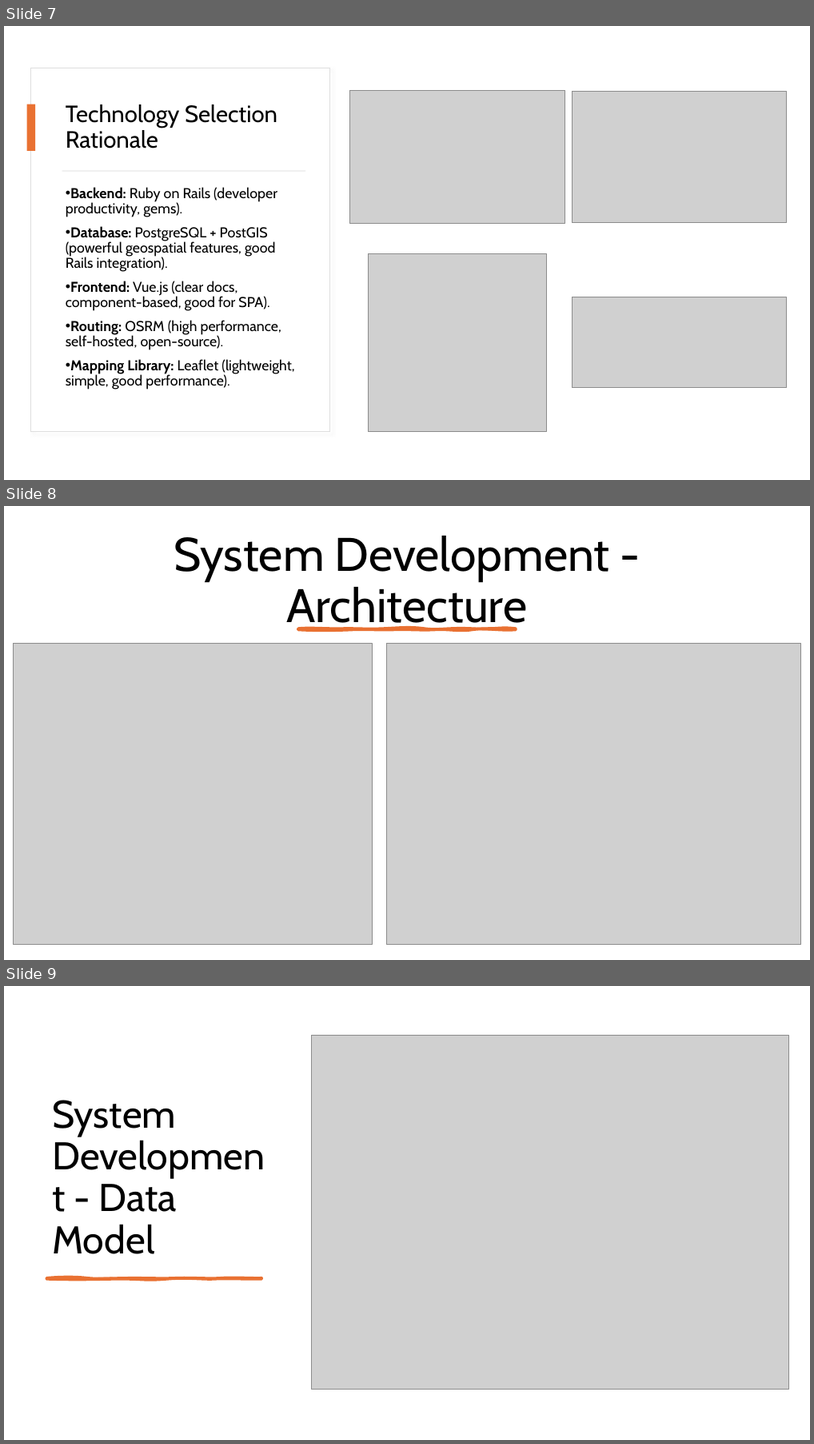
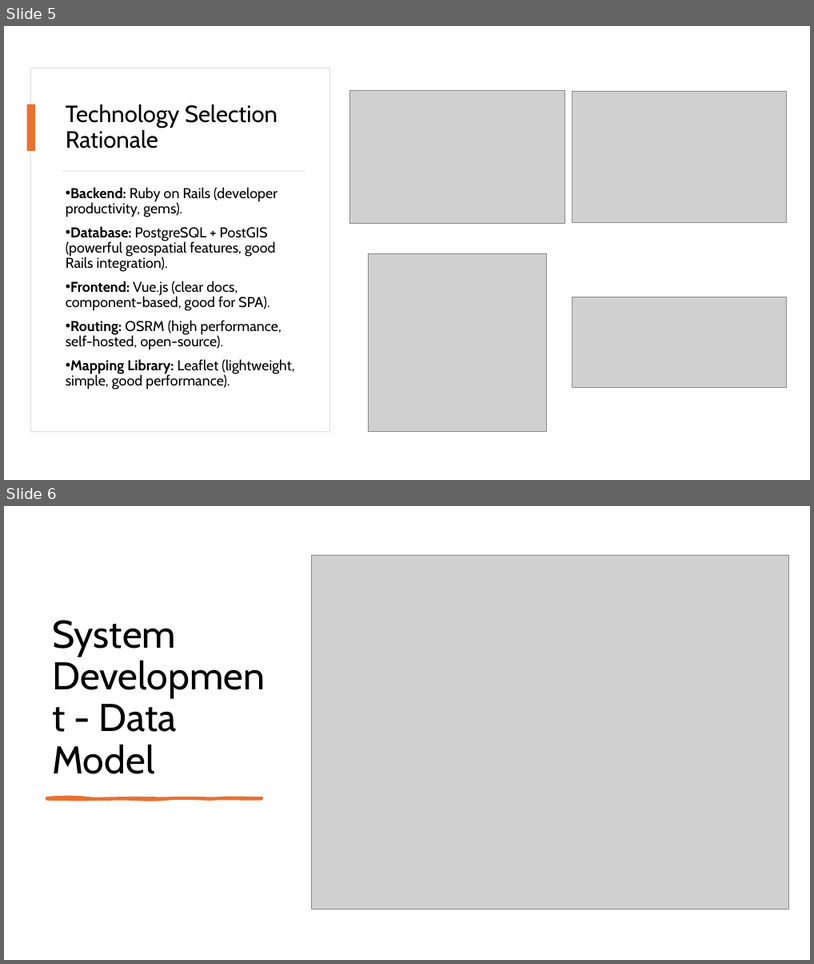
Before and after one commit to ufuksaylan/tez, a slide deck: PresentationFinal.pptx. Shown one above the other, each under a label of ours: slides 7, 8 and 9 before the commit, slides 5 and 6 after it. The pictures are 814x1444 and 814x964 pixels, drawn with LibreOffice and Linux fonts; fonts in the diff are those of the drawing; grey boxes stand for pictures. Boxes give left, top, right and bottom in pixels: in the first picture for what was removed or moved away, otherwise in the second. Text is boxed around its words. In the diff, an @@ line names an element or a change of style, - is before the commit and + after.

```diff
--- a/PresentationFinal.pptx
+++ b/PresentationFinal.pptx
@@ slide 8 removed at bbox=[4, 506, 810, 960], background #FFFFFF @@
@@ title removed at bbox=[174, 536, 610, 632] @@
-System Development - Architecture
@@ picture removed at bbox=[13, 643, 373, 944] @@
@@ freeform shape removed at bbox=[298, 628, 516, 629] @@
@@ picture removed at bbox=[386, 643, 802, 944] @@
@@ what was slide 7 is now slide 5 @@
@@ what was slide 9 is now slide 6 @@
```
Also in this commit, not shown: 3 slides changed, 1 slide added, 2 other slides removed.
